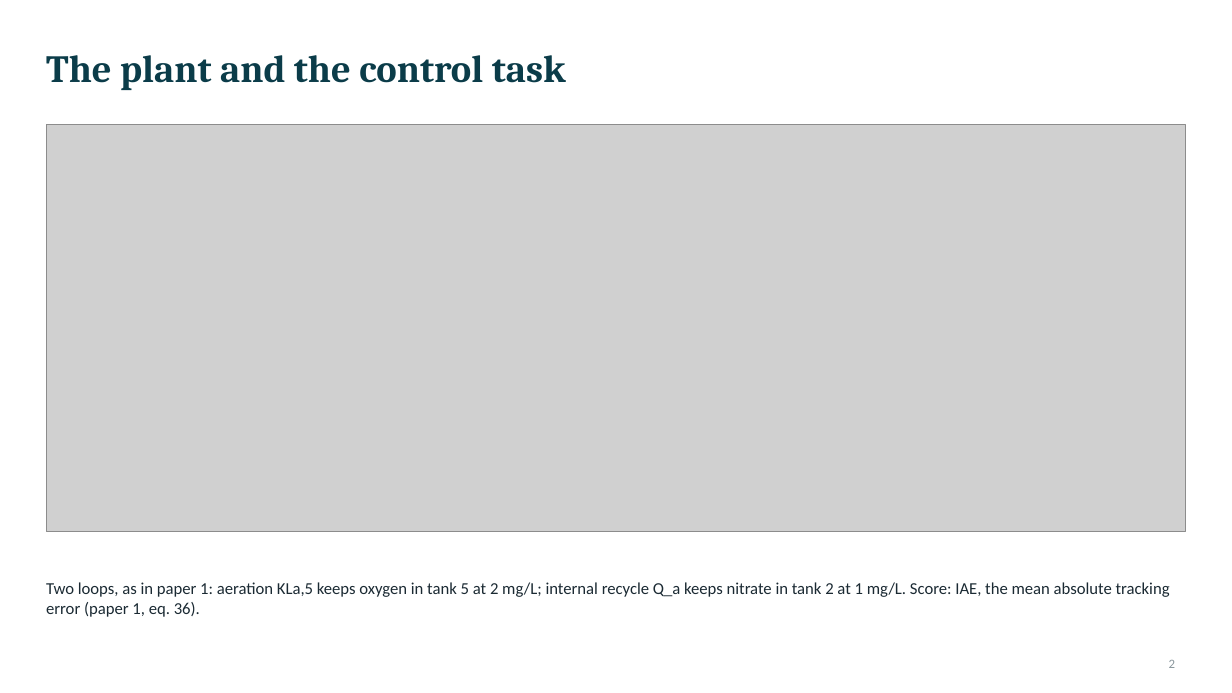
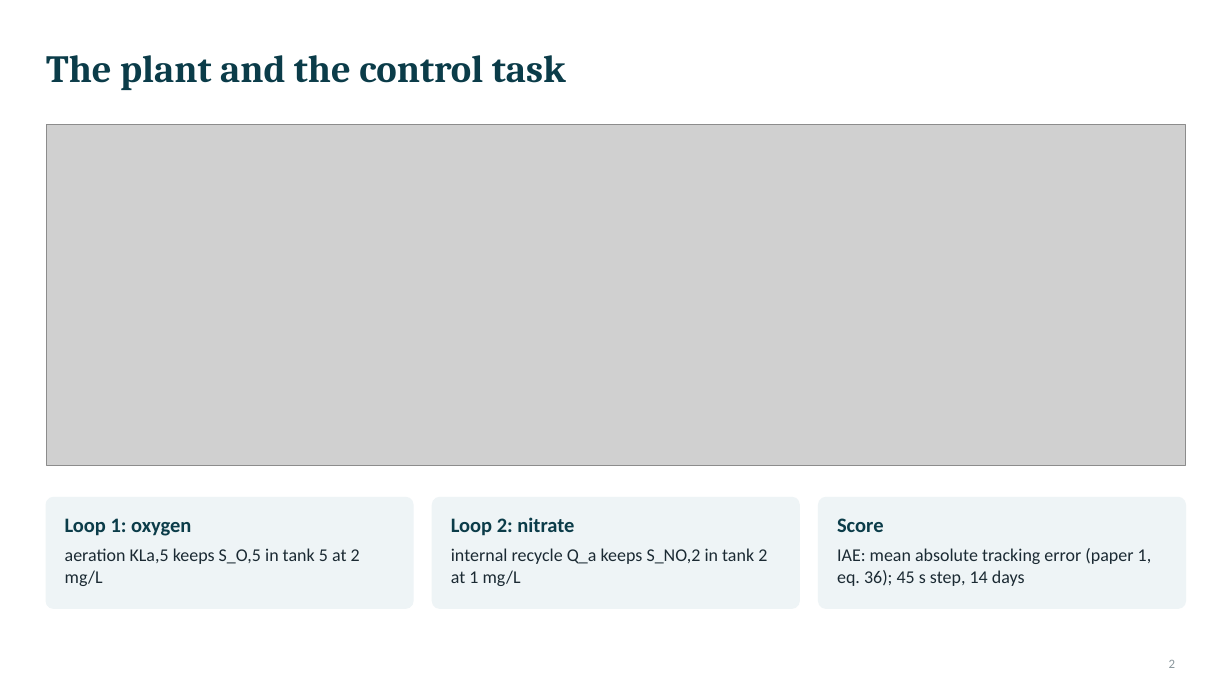
Before and after one commit to Amritha902/water_resource, a slide deck: slide 2 of docs/Paper1_Architecture_Deck.pptx. Drawn at 1232x693 pixels with LibreOffice and Linux fonts; fonts in the diff are those of the drawing; grey boxes stand for pictures. Boxes give left, top, right and bottom in pixels: in the first picture for what was removed or moved away, otherwise in the second. Text is boxed around its words. In the diff, an @@ line names an element or a change of style, - is before the commit and + after.

```diff
--- a/docs/Paper1_Architecture_Deck.pptx
+++ b/docs/Paper1_Architecture_Deck.pptx
@@ picture resized from (x1=46, y1=125, x2=1186, y2=531) to (x1=46, y1=125, x2=1186, y2=465) @@
@@ rounded rectangle added at (x1=46, y1=497, x2=413, y2=608), fill #EEF4F6, outline #EEF4F6 1 pt @@
@@ rounded rectangle added at (x1=433, y1=497, x2=799, y2=608), fill #EEF4F6, outline #EEF4F6 1 pt @@
@@ rounded rectangle added at (x1=819, y1=497, x2=1186, y2=608), fill #EEF4F6, outline #EEF4F6 1 pt @@
@@ text added at (x1=65, y1=518, x2=191, y2=536), 16 pt, text #0B3C49, bold @@
+Loop 1: oxygen
@@ text added at (x1=451, y1=517, x2=574, y2=536), 16 pt, text #0B3C49, bold @@
+Loop 2: nitrate
@@ text added at (x1=837, y1=518, x2=883, y2=532), 16 pt, text #0B3C49, bold @@
+Score
@@ text added at (x1=65, y1=548, x2=360, y2=586), 14 pt, text #1B2A33 @@
+aeration KLa,5 keeps S_O,5 in tank 5 at 2 mg/L
@@ text added at (x1=451, y1=548, x2=767, y2=586), 14 pt, text #1B2A33 @@
+internal recycle Q_a keeps S_NO,2 in tank 2 at 1 mg/L
@@ text added at (x1=837, y1=548, x2=1152, y2=586), 14 pt, text #1B2A33 @@
+IAE: mean absolute tracking error (paper 1, eq. 36); 45 s step, 14 days
@@ text removed at (x1=46, y1=582, x2=1170, y2=617) @@
-Two loops, as in paper 1: aeration KLa,5 keeps oxygen in tank 5 at 2 mg/L; internal recycle Q_a keeps nitrate in tank 2 at 1 mg/L. Score: IAE, the mean absolute tracking error (paper 1, eq. 36).
```
Also in this commit, not shown: 6 other slides changed, 1 slide added, 1 slide removed, 16 other files.
